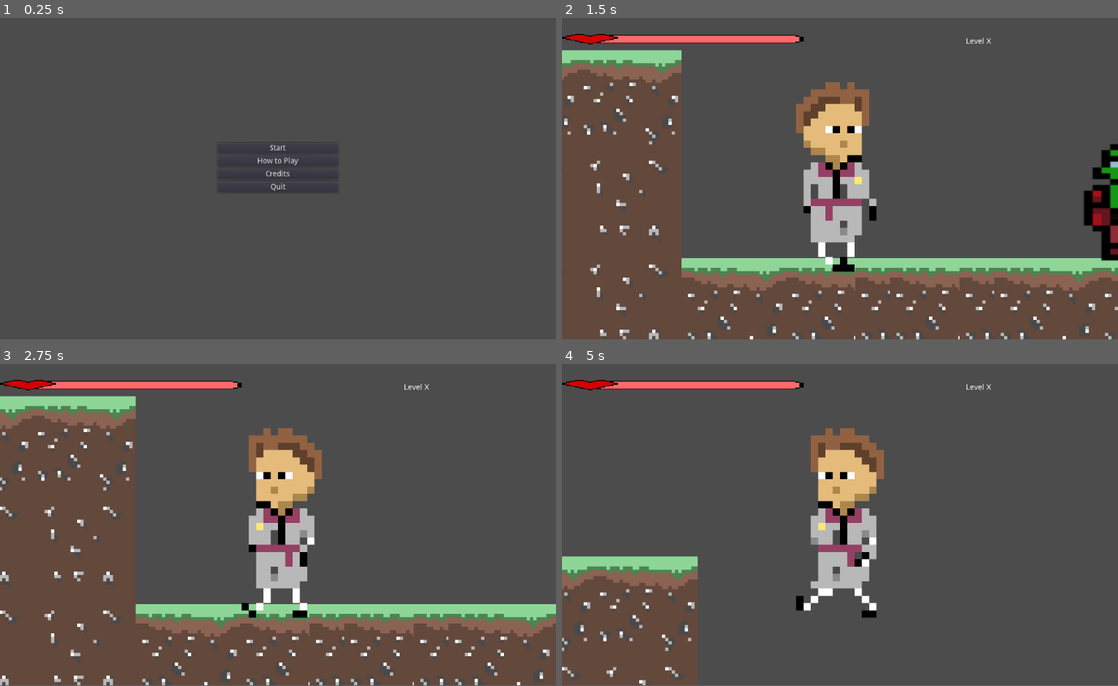
Above: before the commit, frames 1-4 (two rows, left to right).
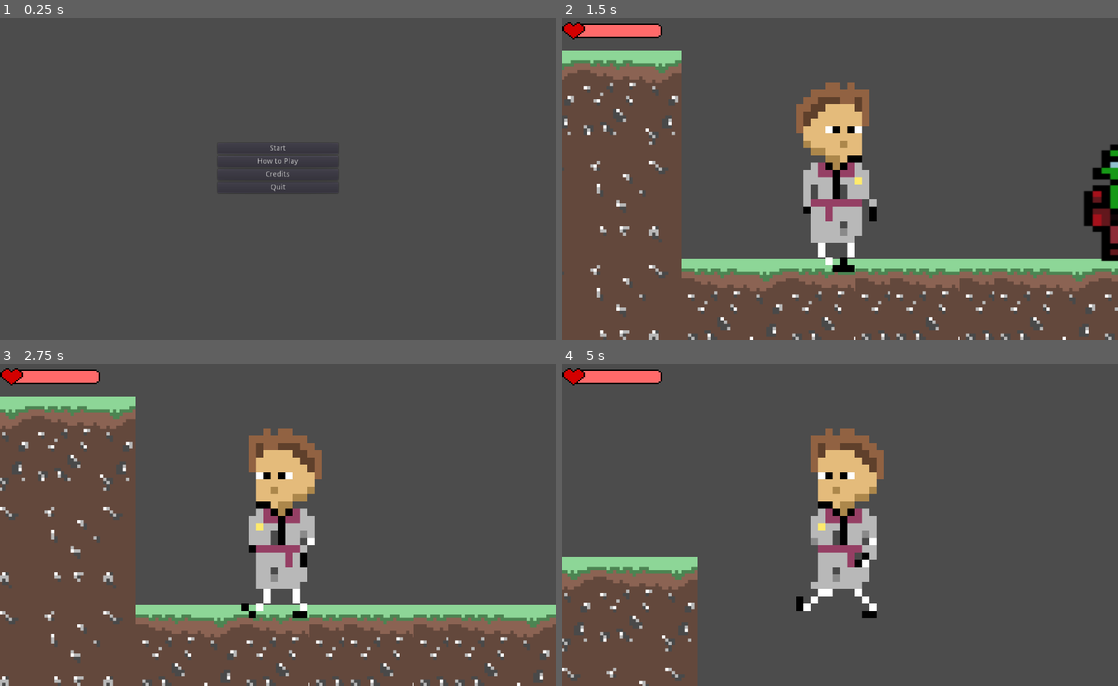
Above: after the commit, the same moments.

Repository: Spencer-Kotys/Wilson
Game: Godot game, scene res://StartMenu.tscn
Same seed, same stepped clock (60 frames per second), same inputs: the game is played once before the commit and once after it. The engine's default icon, where the game draws it, is replaced by a stand-in: a white triangle on a blue panel in a dark square.
Inputs:
- Up to frame 1 (0.25 s): no input
- Up to frame 2 (1.5 s): click "Start" at 0.5 s; hold Right (ui_right) from 1.28 s (still down)
- Up to frame 3 (2.75 s): release Right (ui_right) at 2.03 s; hold Left (ui_left) from 2.03 s (still down)
- Up to frame 4 (5 s): release Left (ui_left) at 2.78 s; hold Right (ui_right) 2.78-3.53 s; hold Up (ui_up) 3.53-4.28 s; hold Left (ui_left) from 4.28 s (still down)
In our replay, the window is 800x468 before the commit and 800x469 after it. These sizes can differ from the game's own. Grey fills any space a smaller window leaves; there, only what the larger window draws over its background counts as a difference.

The runs differ from the first frame. In frame 1, 0.2% of the frame differs, in the area x 39-61%, y 39-54%; in frame 2, 3.4%, in the area x 0-100%, y 1-100%; in frame 3, 3.3%; in frame 4, 2.4%.

Commit message:
Made health bar look better
Made health bar look better by changing position and parent nodes, changing stretch options for project. Also removed level number

Diff:
--- a/Godot/GUI.gd
+++ b/Godot/GUI.gd
@@ -1,7 +1,7 @@
 extends CanvasLayer
 
 # Declare member variables here. Examples:
-onready var bar = $MarginContainer/HBoxContainer/TextureProgress
+onready var bar = $MarginContainer/TextureProgress
 onready var tween = $Tween
 var animated_health = 0
 # Called when the node enters the scene tree for the first time.
--- a/Godot/GUI.tscn
+++ b/Godot/GUI.tscn
@@ -18,46 +18,21 @@
 
 [node name="MarginContainer" type="MarginContainer" parent="."]
 anchor_right = 1.0
-margin_right = -2.0
-margin_bottom = 100.0
+margin_top = -48.0
+margin_right = -813.0
+margin_bottom = 125.0
 __meta__ = {
 "_edit_use_anchors_": false
 }
 
-[node name="HBoxContainer" type="HBoxContainer" parent="MarginContainer"]
-margin_right = 1022.0
-margin_bottom = 100.0
-
-[node name="TextureProgress" type="TextureProgress" parent="MarginContainer/HBoxContainer"]
-margin_right = 509.0
-margin_bottom = 100.0
+[node name="TextureProgress" type="TextureProgress" parent="MarginContainer"]
+margin_right = 211.0
+margin_bottom = 173.0
 rect_min_size = Vector2( 200, 100 )
-size_flags_horizontal = 3
 value = 50.0
 texture_under = ExtResource( 2 )
 texture_progress = ExtResource( 3 )
 nine_patch_stretch = true
-
-[node name="Level" type="MarginContainer" parent="MarginContainer/HBoxContainer"]
-margin_left = 513.0
-margin_right = 1022.0
-margin_bottom = 100.0
-size_flags_horizontal = 3
-
-[node name="Background" type="NinePatchRect" parent="MarginContainer/HBoxContainer/Level"]
-margin_right = 509.0
-margin_bottom = 100.0
-
-[node name="Title" type="TextureRect" parent="MarginContainer/HBoxContainer/Level"]
-margin_right = 509.0
-margin_bottom = 100.0
-
-[node name="Number" type="Label" parent="MarginContainer/HBoxContainer/Level"]
-margin_top = 43.0
-margin_right = 509.0
-margin_bottom = 57.0
-text = "Level X"
-align = 1
 
 [node name="Tween" type="Tween" parent="."]
 
--- a/Godot/project.godot
+++ b/Godot/project.godot
@@ -20,6 +20,10 @@
 boot_splash/image="res://Characters/Playable-Character-Soldier-1.png"
 config/icon="res://Characters/Playable-Character-Soldier-1.png"
 
+[display]
+
+window/stretch/mode="2d"
+
 [rendering]
 
 environment/default_environment="res://default_env.tres"
